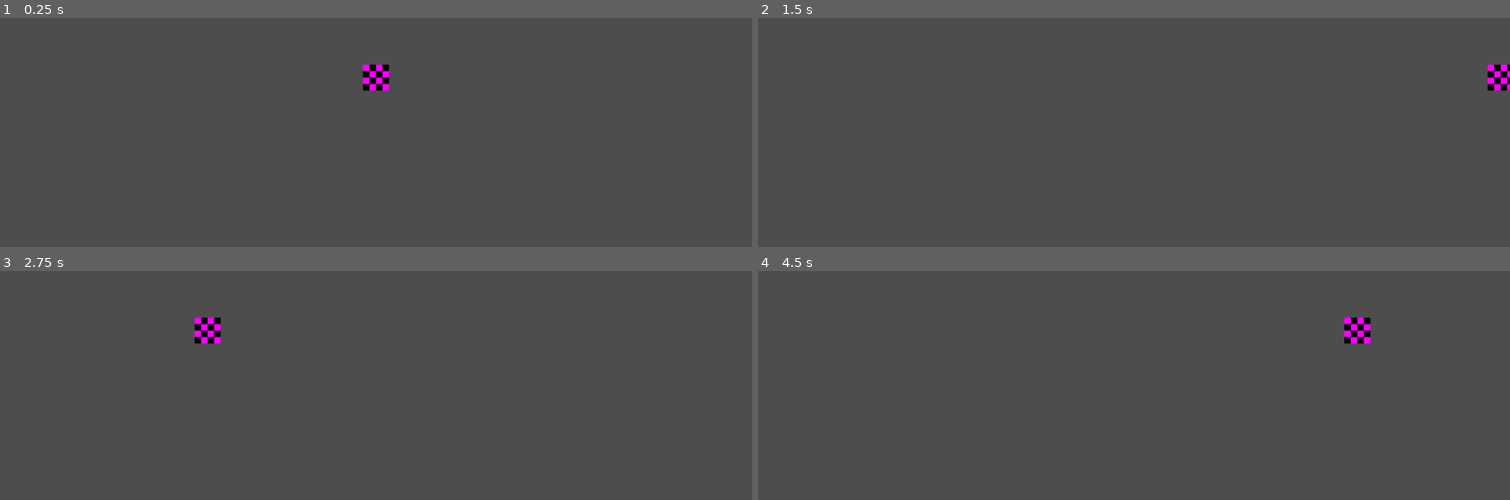
Above: before the commit, frames 1-4 (two rows, left to right).
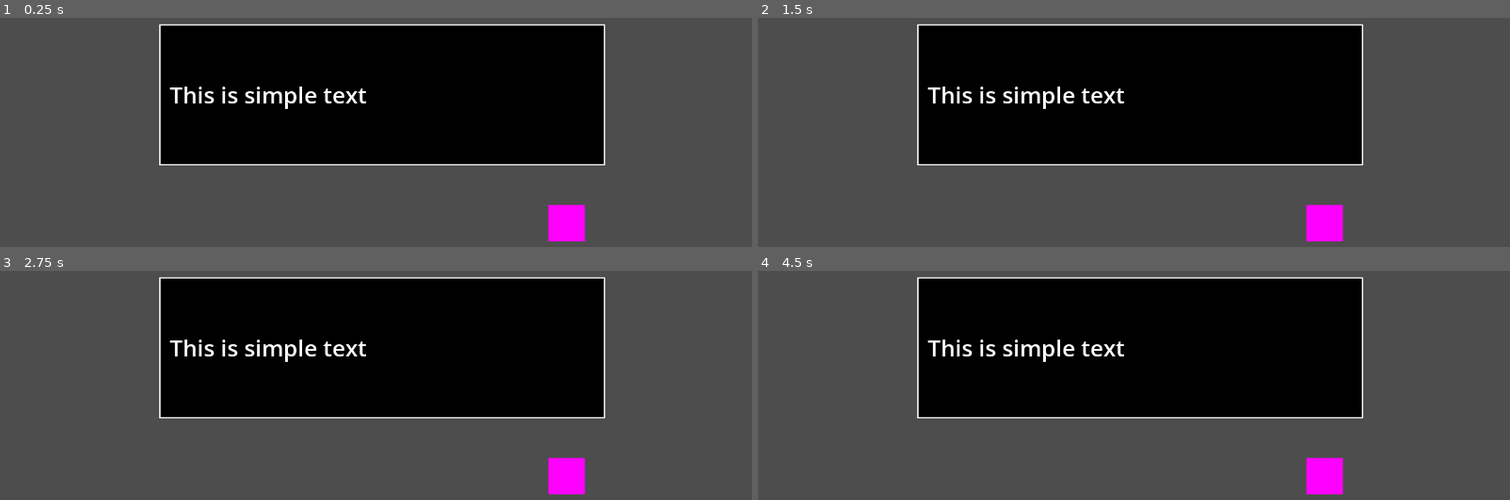
Above: after the commit, the same moments.

Repository: the-sillies/silly-game-tihii
Game: Godot game, scene res://scenes/game.tscn
The game is run twice, just before and just after one commit, with the same random seed, the same clock (stepped at 60 frames per second) and the same inputs.
Inputs:
- Up to frame 1 (0.25 s): no input
- Up to frame 2 (1.5 s): tap Enter (ui_accept) at 0.5, 0.77 s; hold Right (ui_right) from 0.53 s (still down)
- Up to frame 3 (2.75 s): tap Enter (ui_accept) at 1.52, 2 s; release Right (ui_right) at 2.03 s; hold Left (ui_left) from 2.03 s (still down)
- Up to frame 4 (4.5 s): release Left (ui_left) at 2.78 s; hold Right (ui_right) 2.78-4.28 s; tap Enter (ui_accept) at 3.02, 3.77, 4.25 s; hold Left (ui_left) from 4.28 s (still down)

The runs differ from the first frame. In frame 1, 37% of the frame differs, in the area x 21-81%, y 2-98%; in frame 2, 38%, in the area x 21-100%, y 2-98%; in frame 3, 37%; in frame 4, 37%.

Commit message:
added textbox

Diff:
--- /dev/null
+++ b/scenes/canvas_layer.tscn
@@ -0,0 +1,46 @@
+[gd_scene load_steps=3 format=3 uid="uid://cuavsv01nf2vl"]
+
+[sub_resource type="StyleBoxFlat" id="StyleBoxFlat_ex8h3"]
+bg_color = Color(0, 0, 0, 1)
+border_width_left = 2
+border_width_top = 2
+border_width_right = 2
+border_width_bottom = 2
+border_color = Color(1, 1, 1, 1)
+
+[sub_resource type="StyleBoxFlat" id="StyleBoxFlat_c4rma"]
+
+[node name="CanvasLayer" type="CanvasLayer"]
+
+[node name="Text" type="MarginContainer" parent="."]
+anchors_preset = 12
+anchor_top = 1.0
+anchor_right = 1.0
+anchor_bottom = 1.0
+offset_left = 244.0
+offset_top = -406.0
+offset_right = -225.0
+offset_bottom = -189.0
+grow_horizontal = 2
+grow_vertical = 0
+
+[node name="Panel" type="Panel" parent="Text"]
+layout_mode = 2
+theme_override_styles/panel = SubResource("StyleBoxFlat_ex8h3")
+
+[node name="MarginContainer" type="MarginContainer" parent="Text"]
+layout_mode = 2
+theme_override_constants/margin_left = 16
+theme_override_constants/margin_top = 16
+theme_override_constants/margin_right = 16
+theme_override_constants/margin_bottom = 16
+
+[node name="Panel" type="Panel" parent="Text/MarginContainer"]
+visible = false
+layout_mode = 2
+theme_override_styles/panel = SubResource("StyleBoxFlat_c4rma")
+
+[node name="Label" type="Label" parent="Text/MarginContainer"]
+layout_mode = 2
+theme_override_font_sizes/font_size = 35
+text = "This is simple text"
--- a/scenes/game.tscn
+++ b/scenes/game.tscn
@@ -1,12 +1,16 @@
-[gd_scene load_steps=3 format=3 uid="uid://b8nlp7ujwcp4r"]
+[gd_scene load_steps=5 format=3 uid="uid://b8nlp7ujwcp4r"]
 
 [ext_resource type="PackedScene" uid="uid://7fgyw33joaxy" path="res://scenes/player.tscn" id="1_uwrxv"]
+[ext_resource type="PackedScene" uid="uid://cqr4eck34ywmh" path="res://scenes/person.tscn" id="2_yqjtg"]
+[ext_resource type="PackedScene" uid="uid://cuavsv01nf2vl" path="res://scenes/canvas_layer.tscn" id="3_lnu2h"]
 
 [sub_resource type="WorldBoundaryShape2D" id="WorldBoundaryShape2D_uwrxv"]
 
 [node name="Game" type="Node2D"]
 
 [node name="Player" parent="." instance=ExtResource("1_uwrxv")]
+collision_layer = 2
+collision_mask = 2
 
 [node name="Camera2D" type="Camera2D" parent="."]
 zoom = Vector2(4, 4)
@@ -37,3 +41,10 @@
 
 [node name="CollisionShape2D" type="CollisionShape2D" parent="StaticBody2D4"]
 shape = SubResource("WorldBoundaryShape2D_uwrxv")
+
+[node name="Person" parent="." instance=ExtResource("2_yqjtg")]
+position = Vector2(73, 56)
+
+[node name="CanvasLayer" parent="." instance=ExtResource("3_lnu2h")]
+
+[connection signal="ready" from="CanvasLayer" to="Player" method="_on_canvas_layer_ready"]
--- /dev/null
+++ b/scenes/person.tscn
@@ -0,0 +1,21 @@
+[gd_scene load_steps=4 format=3 uid="uid://cqr4eck34ywmh"]
+
+[ext_resource type="Script" uid="uid://c5lyq3w3nto4w" path="res://scripts/person.gd" id="1_c62xm"]
+
+[sub_resource type="PlaceholderTexture2D" id="PlaceholderTexture2D_c62xm"]
+
+[sub_resource type="CircleShape2D" id="CircleShape2D_5dovg"]
+radius = 8.0
+
+[node name="Person" type="Area2D"]
+collision_mask = 2
+script = ExtResource("1_c62xm")
+
+[node name="Sprite2D" type="Sprite2D" parent="."]
+scale = Vector2(14, 14)
+texture = SubResource("PlaceholderTexture2D_c62xm")
+
+[node name="CollisionShape2D" type="CollisionShape2D" parent="."]
+shape = SubResource("CircleShape2D_5dovg")
+
+[connection signal="body_entered" from="." to="." method="_on_body_entered"]
--- /dev/null
+++ b/scripts/person.gd
@@ -0,0 +1,8 @@
+extends Area2D
+
+@onready var text = $"../CanvasLayer/Text".position
+
+
+
+func _on_body_entered(body: Node2D) -> void:
+	pass
--- a/scripts/player.gd
+++ b/scripts/player.gd
@@ -5,7 +5,7 @@
 const JUMP_VELOCITY = -400.0
 
 
-func _physics_process(delta: float) -> void:
+func _physics_process(_delta: float) -> void:
 	# Add the gravity.
 	#if not is_on_floor():
 	#	velocity += get_gravity() * delta
Not shown, added: scripts/person.gd.uid
